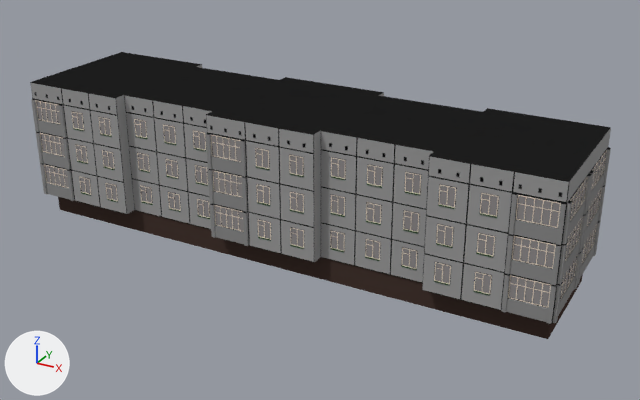
The Blender file LOC/houses/house_01.blend as it was, and as the next commit left it.
Rendered twice from a camera (50 mm lens) standing at (11.3, -65.4, 33.3) and looking at (-21.5, -5.9, 3.5). The axes (+X, +Y, +Z) are drawn at lower left. The lights are the same throughout.

The first picture shows 'H_House_01'.
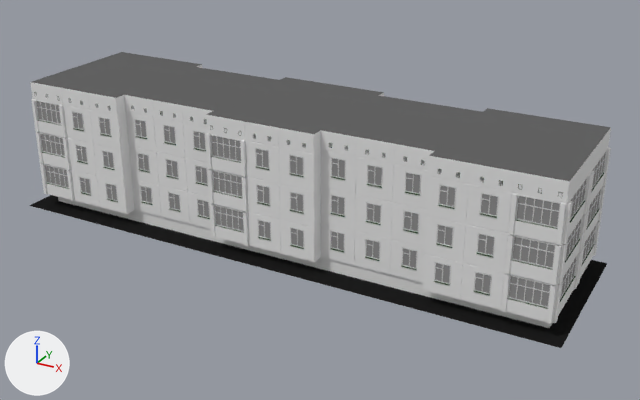
Where the change shows, as pixel boxes (x1, y1, x2, y2) in the pictures (640 x 400 px; the box of a moved part takes in the faces that stretch with it):
'H_House_01', reshaped
    before: (30, 52, 611, 339)
    after: (29, 52, 611, 348)
part 1 of me_h_house_01, moved or reshaped
    before: (36, 57, 606, 307)
    after: (29, 95, 607, 348)
part 2 of me_h_house_01, recoloured
    both: (33, 90, 610, 323)
part 3 of me_h_house_01, recoloured (black to grey)
    both: (92, 67, 592, 181)
part 4 of me_h_house_01, recoloured
    both: (42, 113, 594, 278)
part 5 of me_h_house_01, recoloured
    both: (565, 209, 599, 263)
part 6 of me_h_house_01, recoloured
    both: (556, 148, 611, 322)
part 7 of me_h_house_01, recoloured
    both: (36, 101, 607, 307)
part 8 of me_h_house_01, recoloured
    both: (567, 153, 592, 202)
part 9 of me_h_house_01, recoloured
    both: (32, 99, 609, 244)
part 10 of me_h_house_01, recoloured
    both: (34, 100, 566, 323)
part 11 of me_h_house_01, recoloured
    both: (116, 95, 321, 191)
part 12 of me_h_house_01, recoloured
    both: (40, 99, 604, 323)
part 13 of me_h_house_01, recoloured
    both: (73, 94, 514, 310)
part 14 of me_h_house_01, recoloured
    both: (38, 101, 553, 309)
part 15 of me_h_house_01, recoloured
    both: (31, 100, 565, 324)

Diff of the bpy script that builds the scene:
```diff
--- a/LOC/houses/house_01.blend.py
+++ b/LOC/houses/house_01.blend.py
@@ mat_roof @@
+mat_roof = diffuse_material('roof')
+mat_roof.base_color = (0.13, 0.13, 0.13)  # dark grey #656565
@@ mat_grey_300 @@
+mat_grey_300 = diffuse_material('grey-300')
+mat_grey_300.base_color = (0.8, 0.8, 0.8)  # white #e7e7e7
@@ mat_grey_300_sh2 @@
+mat_grey_300_sh2 = diffuse_material('grey-300-sh2')
+mat_grey_300_sh2.base_color = (0.8, 0.8, 0.8)  # white #e7e7e7
@@ mat_grey_500_sh2 @@
+mat_grey_500_sh2 = diffuse_material('grey-500_sh2')
+mat_grey_500_sh2.base_color = (0.8, 0.8, 0.8)  # white #e7e7e7
@@ mat_grey_200 @@
+mat_grey_200 = diffuse_material('grey-200')
+mat_grey_200.base_color = (0.8, 0.8, 0.8)  # white #e7e7e7
@@ mat_grey_50 @@
+mat_grey_50 = diffuse_material('grey-50')
+mat_grey_50.base_color = (0.673, 0.673, 0.673)  # light grey #d6d6d6
@@ mat_grey_200_sh @@
+mat_grey_200_sh = diffuse_material('grey-200-sh')
+mat_grey_200_sh.base_color = (0.8, 0.8, 0.8)  # white #e7e7e7
@@ mat_glasses_sky_reflect @@
+mat_glasses_sky_reflect = diffuse_material('glasses-sky-reflect')
+mat_glasses_sky_reflect.base_color = (0.281, 0.281, 0.281)  # grey #909090
@@ me_h_house_01 @@
-me_h_house_01.from_pydata(...)  # 8787 vertices, 12876 faces; spans x -47.0..0.2, y -12.2..0.2, z -0.8..11.7
-me_h_house_01.materials.append(mat_h_house)  # brown #463731
+me_h_house_01.from_pydata(...)  # 8798 vertices, 12885 faces; spans x -48.0..1.0, y -13.0..1.0, z -0.8..11.7
+# me_h_house_01 part 1: 926 vertices moved within x -46.8..0.0, y -12.0..0.2, z 1.2..11.6; 146 vertices removed from x -46.8..0.0, y -1.0..0.2, z 1.3..11.7; 157 vertices added at x -48.0..1.0, y -13.0..1.0, z 0.1..11.6
+# me_h_house_01 part 2: 2450 faces spanning x -47.0..0.2, y -12.2..0.2, z 1.2..11.7 switch from mat_h_dark (black #1f1f1f) to mat_grey_500_sh2 (white #e7e7e7)
+# me_h_house_01 part 3: 13 faces spanning x -40.2..0.0, y -12.0..0.0, z 11.7 switch from mat_h_dark (black #1f1f1f) to mat_roof (dark grey #656565)
+# me_h_house_01 part 4: 36 faces spanning x -46.8..0.0, y -12.0..0.0, z 2.3..9.7 switch from mat_h_glass (grey #928d8e) to mat_glasses_sky_reflect (grey #909090)
+# me_h_house_01 part 5: 2 faces spanning x 0.0..0.1, y -11.4..-0.6, z 5.3 switch from mat_h_grey_2_001 (grey #8b8b8b) to mat_h_white (dark green #294627)
+# me_h_house_01 part 6: 18 faces spanning x 0.1..0.2, y -11.9..-0.1, z 1.3..10.2 switch from mat_h_grey_2_001 (grey #8b8b8b) to mat_grey_300_sh2 (white #e7e7e7)
+# me_h_house_01 part 7: 456 faces spanning x -46.8..0.0, y -12.0..0.0, z 2.2..10.1 switch from mat_h_white_2 (white #f1e3d3) to mat_grey_50 (light grey #d6d6d6)
+# me_h_house_01 part 8: 1 face spanning x 0.0, y -12.0..-6.0, z 10.2..11.7 switches from mat_h_grey_001 (grey #9c9c9c) to mat_grey_300_sh2 (white #e7e7e7)
+# me_h_house_01 part 9: 28 faces spanning x -47.0..0.2, y -11.9..-0.1, z 7.2..10.2 switch from mat_h_grey_001 (grey #9c9c9c) to mat_grey_300 (white #e7e7e7)
+# me_h_house_01 part 10: 37 faces spanning x -46.5..0.0, y -12.2..0.2, z 1.2..10.2 switch from mat_h_grey (grey #9c9c9c) to mat_grey_300_sh2 (white #e7e7e7)
+# me_h_house_01 part 11: 13 faces spanning x -37.2..-9.6, y -12.0..0.0, z 1.2..11.7 switch from mat_h_grey (grey #9c9c9c) to mat_grey_200_sh (white #e7e7e7)
+# me_h_house_01 part 12: 66 faces spanning x -47.0..0.2, y -12.0..0.0, z 1.3..11.6 switch from mat_h_grey (grey #9c9c9c) to mat_grey_300 (white #e7e7e7)
+# me_h_house_01 part 13: 114 faces spanning x -43.2..-3.6, y -12.0..0.0, z 1.2..11.6 switch from mat_h_grey (grey #9c9c9c) to mat_grey_200 (white #e7e7e7)
+# me_h_house_01 part 14: 91 faces spanning x -46.5..-0.3, y -12.1..0.1, z 2.3..10.9 switch from mat_h_grey_2 (grey #8b8b8b) to mat_h_white (dark green #294627)
+# me_h_house_01 part 15: 36 faces spanning x -46.8..0.0, y -12.2..0.1, z 1.2..10.2 switch from mat_h_grey_2 (grey #8b8b8b) to mat_grey_300 (white #e7e7e7)
+me_h_house_01.materials.append(mat_grey_300_sh)  # white #e7e7e7
+me_h_house_01.materials.append(mat_brown_300_sh2)  # white #e7e7e7
+me_h_house_01.materials.append(mat_brown_300)  # white #e7e7e7
+me_h_house_01.materials.append(mat_shade)  # black #1e1e1e
```
